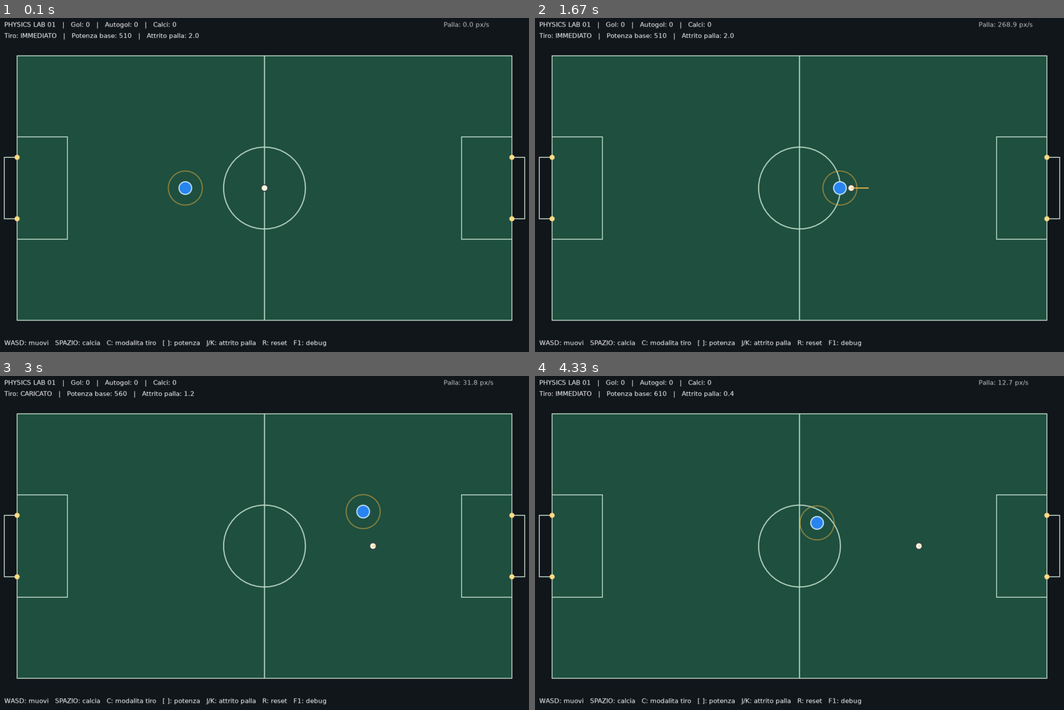
Above: before the commit, frames 1-4 (two rows, left to right).
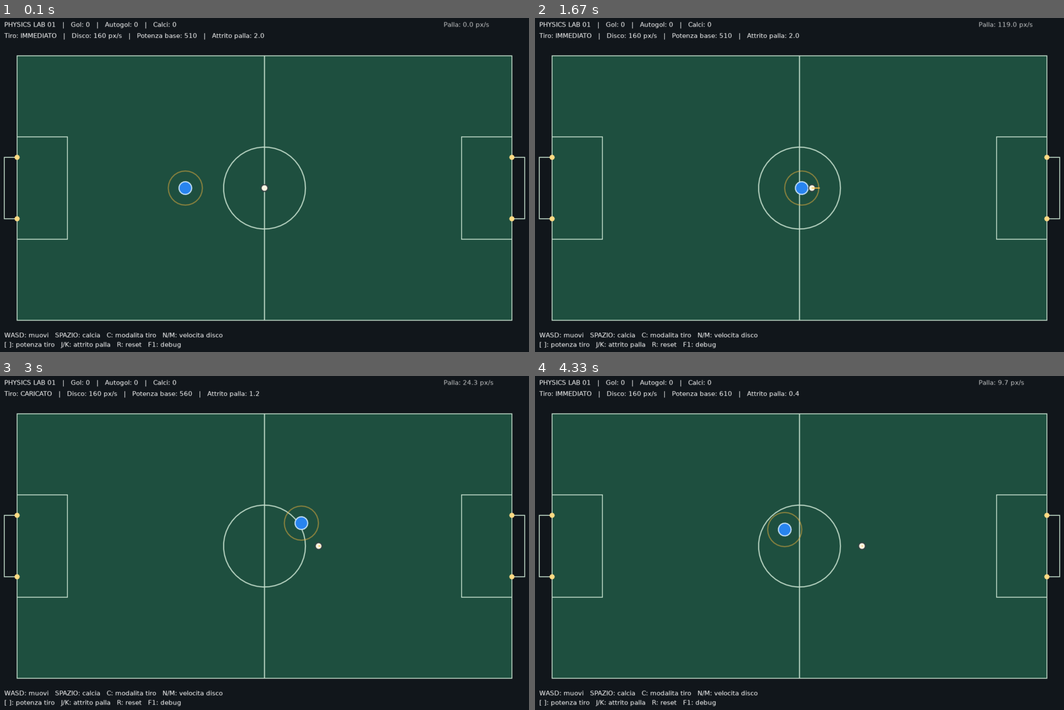
Above: after the commit, the same moments.

Repository: Askeladd22/FoosballPhysicsLab
Game: LÖVE game, started from main.lua
Two runs of this game, one before a commit and one after it. Both use one fixed random seed, a clock stepped at 60 frames per second and the inputs below.
Inputs:
- Up to frame 1 (0.1 s): no input
- Up to frame 2 (1.67 s): hold M 0.33-0.8 s; hold Right 0.33-0.8 s; hold N 0.83-1.3 s; hold Right 0.83-1.3 s; hold Right from 1.33 s (still down)
- Up to frame 3 (3 s): release Right at 1.8 s; hold Up 1.83-2.13 s; tap J at 1.9, 2.23, 2.53, 2.73 s; hold Right 2.17-2.63 s; tap C at 2.32 s; hold Left from 2.67 s (still down); tap  at 2.82 s
- Up to frame 4 (4.33 s): tap J at 3.03, 3.3, 3.63, 3.93, 4.07 s; release Left at 3.2 s; hold Down 3.23-3.53 s; hold Left 3.57-3.97 s; tap C at 3.72 s; hold Up from 4 s (still down); tap  at 4.15 s

The runs differ from the first frame. In frame 1, 1.2% of the frame differs, in the area x 0-62%, y 4-99%; in frame 2, 1.6%; in frame 3, 1.6%; in frame 4, 1.6%, in the area x 0-94%, y 1-99%.

Commit message:
Slow player motion and soften ball contacts for easier close control

Diff:
--- a/main.lua
+++ b/main.lua
@@ -10,12 +10,12 @@
 }
 
 local cfg = {
-    acceleration = 1800,
-    maxSpeed = 270,
-    playerDrag = 6.5,
+    acceleration = 1400,
+    maxSpeed = 160,
+    playerDrag = 7.5,
     ballDrag = 2.0,
     ballStopSpeed = 6,
-    restitution = 0.76,
+    restitution = 0.48,
     wallBounce = 0.78,
     kickSpeed = 510
 }
@@ -334,6 +334,10 @@
         charging = false
         queuedKick = nil
         charge = 0
+    elseif key == "n" then
+        cfg.maxSpeed = math.max(100, cfg.maxSpeed - 10)
+    elseif key == "m" then
+        cfg.maxSpeed = math.min(190, cfg.maxSpeed + 10)
     elseif key == "j" then
         cfg.ballDrag = math.max(0.4, cfg.ballDrag - 0.2)
     elseif key == "k" then
@@ -466,6 +470,7 @@
 
     lg.print(
         "Tiro: " .. shotMode
+        .. "   |   Disco: " .. cfg.maxSpeed .. " px/s"
         .. "   |   Potenza base: " .. cfg.kickSpeed
         .. "   |   Attrito palla: "
         .. string.format("%.1f", cfg.ballDrag),
@@ -473,10 +478,12 @@
     )
 
     lg.print(
-        "WASD: muovi   SPAZIO: calcia   C: modalita tiro"
-        .. "   [ ]: potenza   J/K: attrito palla"
-        .. "   R: reset   F1: debug",
-        30, 764
+        "WASD: muovi   SPAZIO: calcia   C: modalita tiro   N/M: velocita disco",
+        30, 746
+    )
+    lg.print(
+        "[ ]: potenza tiro   J/K: attrito palla   R: reset   F1: debug",
+        30, 768
     )
 
     if mode == "charge" and charging then
